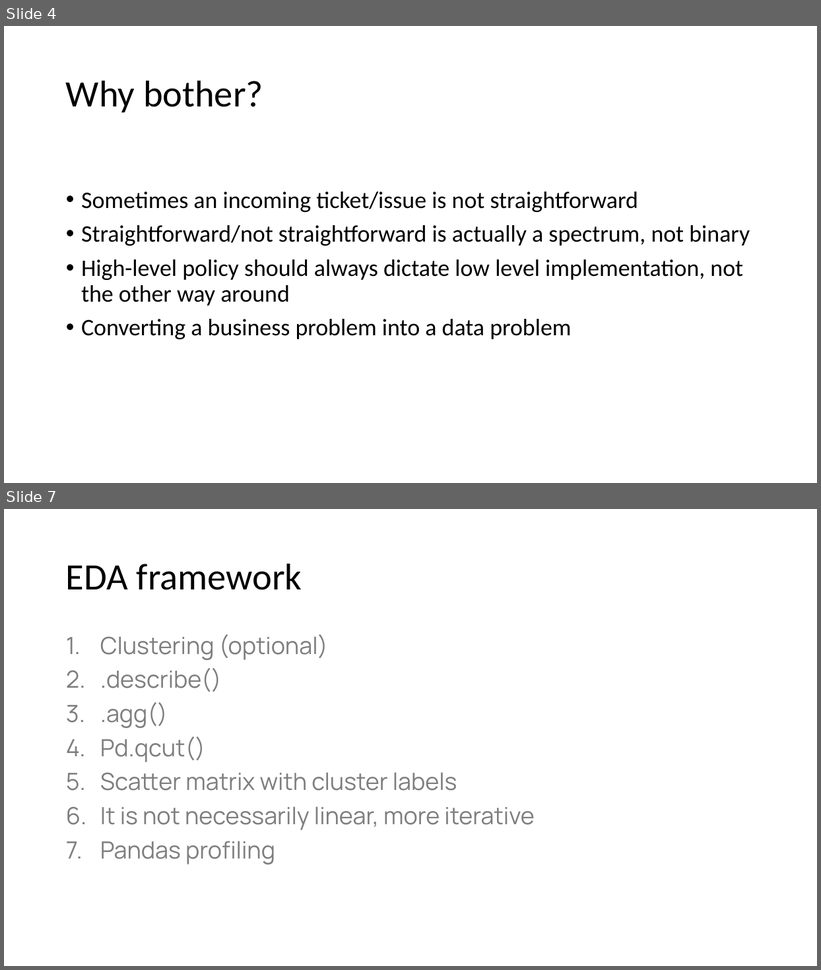
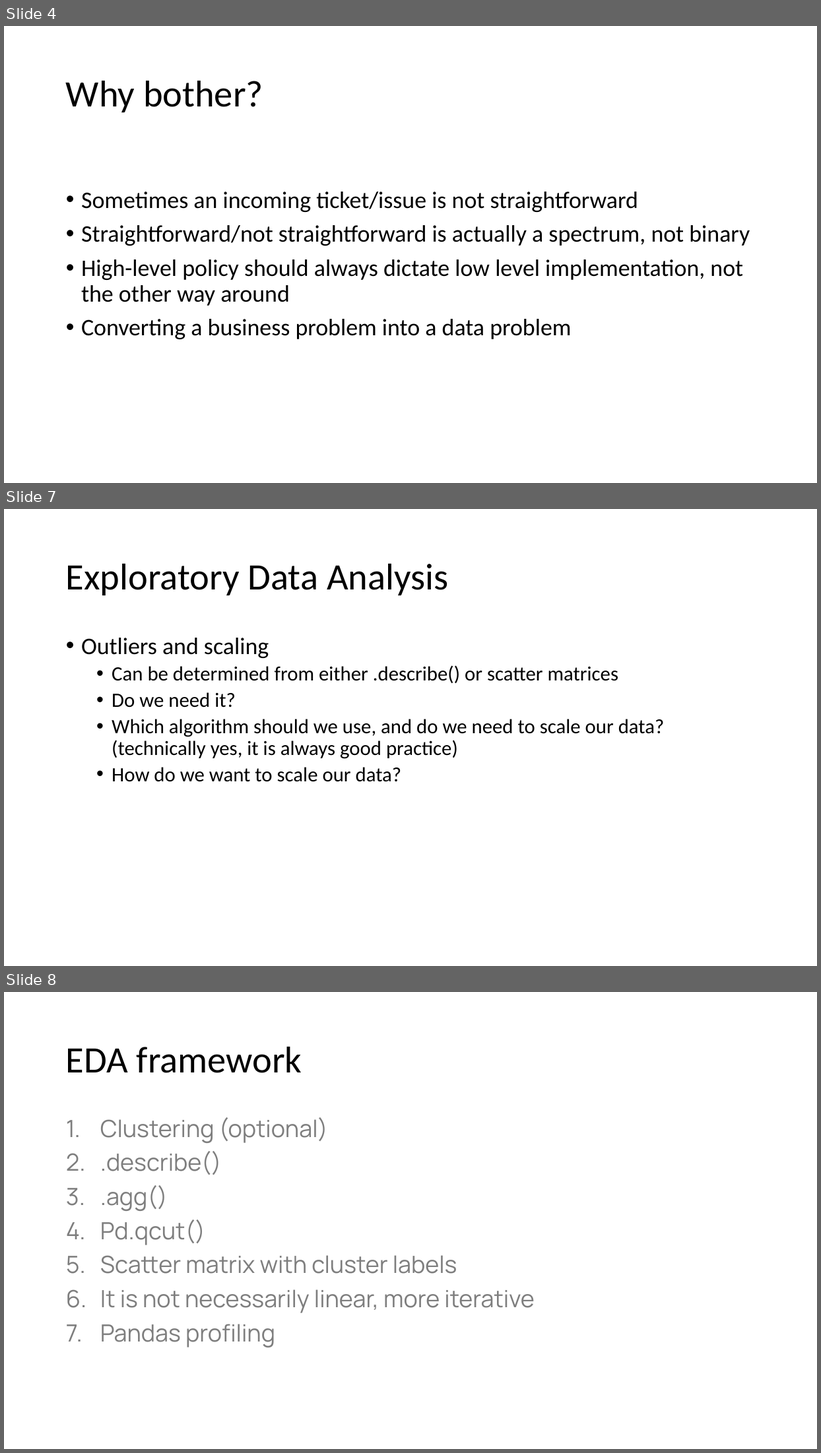
Before and after one commit to jtsw1990/datascience-eda-prezo, a slide deck: Problem Formulation & EDA.pptx. Shown one above the other, each under a label of ours: slides 4 and 7 before the commit, slides 4, 7 and 8 after it; the slides between them are not shown. The pictures are 821x970 and 821x1453 pixels, drawn with LibreOffice and Linux fonts; fonts in the diff are those of the drawing. Boxes give left, top, right and bottom in pixels: in the first picture for what was removed or moved away, otherwise in the second. Text is boxed around its words. In the diff, an @@ line names an element or a change of style, - is before the commit and + after.

```diff
--- a/Problem Formulation & EDA.pptx
+++ b/Problem Formulation & EDA.pptx
@@ slide 7 added at (4, 509, 817, 966), background #FFFFFF @@
@@ title added at (66, 563, 448, 595), 44 pt, text #000000 @@
+Exploratory Data Analysis
@@ text added at (81, 638, 665, 782), 24 pt, text #000000 @@
+• Outliers and scaling
+  • Can be determined from either .describe() or scatter matrices
+  • Do we need it?
+  • Which algorithm should we use, and do we need to scale our data? (technically yes, it is always good practice)
+  • How do we want to scale our data?
@@ what was slide 7 is now slide 8 @@
```
Also in this commit, not shown: 2 slides changed, 1 other slide added, 2 other files.
